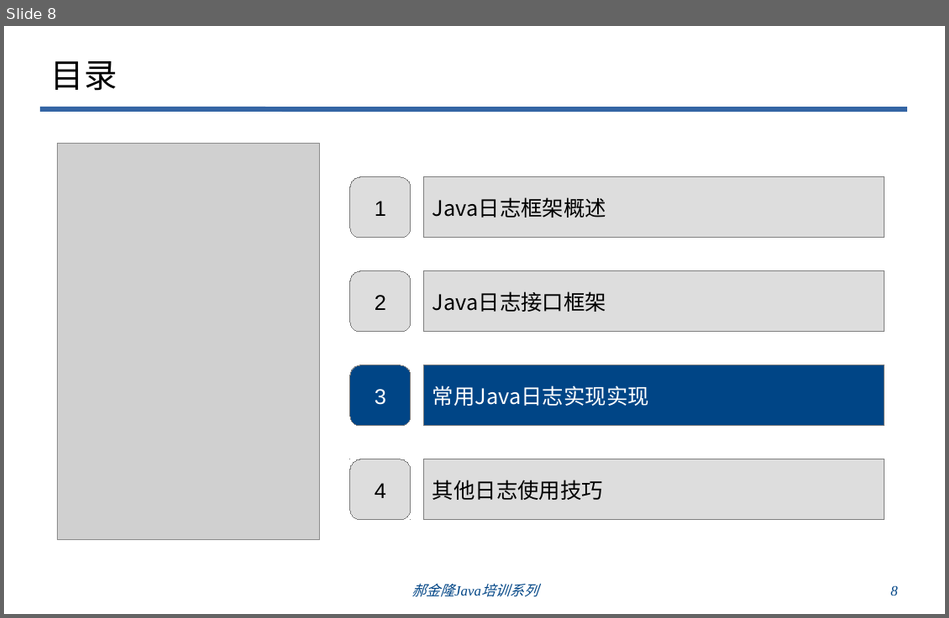
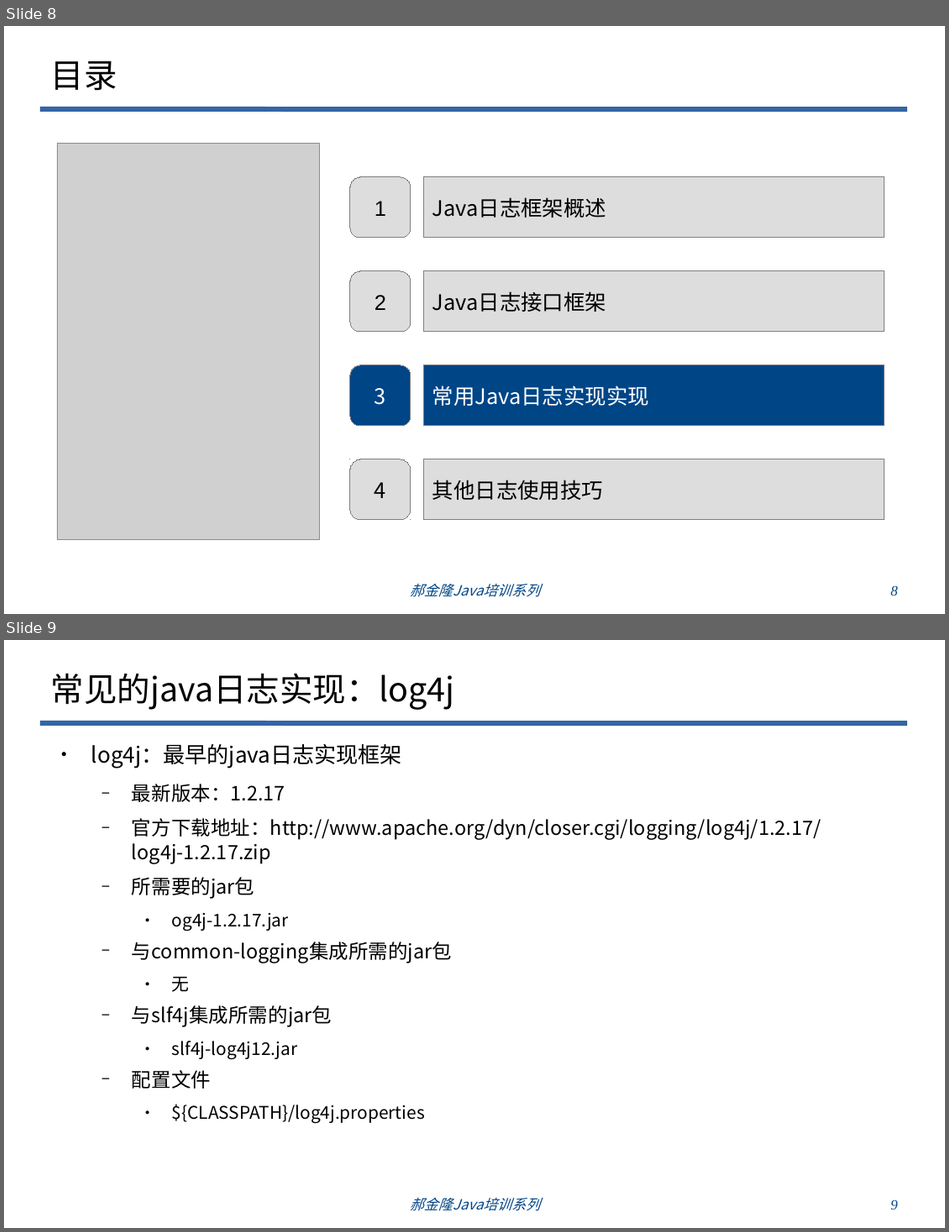
Before and after one commit to haojinlong/trainning, a slide deck: doc/odp/郝金隆Java编程技巧培训之一：Java日志框架.odp. Shown one above the other, each under a label of ours: slide 8 before the commit, slides 8 and 9 after it. The pictures are 949x618 and 949x1232 pixels, drawn with LibreOffice and Linux fonts; fonts in the diff are those of the drawing; grey boxes stand for pictures; background and template pictures are left out. Boxes give left, top, right and bottom in pixels: in the first picture for what was removed or moved away, otherwise in the second. Text is boxed around its words. In the diff, an @@ line names an element or a change of style, - is before the commit and + after.

```diff
--- a/doc/odp/郝金隆Java编程技巧培训之一：Java日志框架.odp
+++ b/doc/odp/郝金隆Java编程技巧培训之一：Java日志框架.odp
@@ slide 9 added at (4,640,945,1228), background #FFFFFF; not listed: 1 template element that a slide beside it also shows @@
@@ title added at (51,673,455,710), 28 pt, text #000000 @@
+常见的java日志实现：log4j
@@ text added at (91,744,820,1124), 16.6 pt, text #000000 @@
+● log4j：最早的java日志实现框架
+  − 最新版本：1.2.17
+  − 官方下载地址：http://www.apache.org/dyn/closer.cgi/logging/log4j/1.2.17/log4j-1.2.17.zip
+  − 所需要的jar包
+    ● og4j-1.2.17.jar
+  − 与common-logging集成所需的jar包
+    ● 无
+  − 与slf4j集成所需的jar包
+    ● slf4j-log4j12.jar
+  − 配置文件
+    ● ${CLASSPATH}/log4j.properties
@@ text added at (410,1197,540,1211), 12 pt, text #004586, italic @@
+郝金隆Java培训系列
@@ page number added at (890,1200,897,1210), 12 pt, text #004586, italic @@
+9
@@ slide 8 changed as well @@
@@ rounded rectangle "3" at (351,366,411,427): font Arial to Noto Sans CJK SC @@
@@ freeform shape "4" at (351,459,411,520): font Arial to Noto Sans CJK SC @@
@@ text "郝金隆Java培训系列" at (410,583,540,597): font Times New Roman to Noto Sans CJK SC @@
```
Also in this commit, not shown: 7 other slides changed, 8 other slides added, 6 other files.
